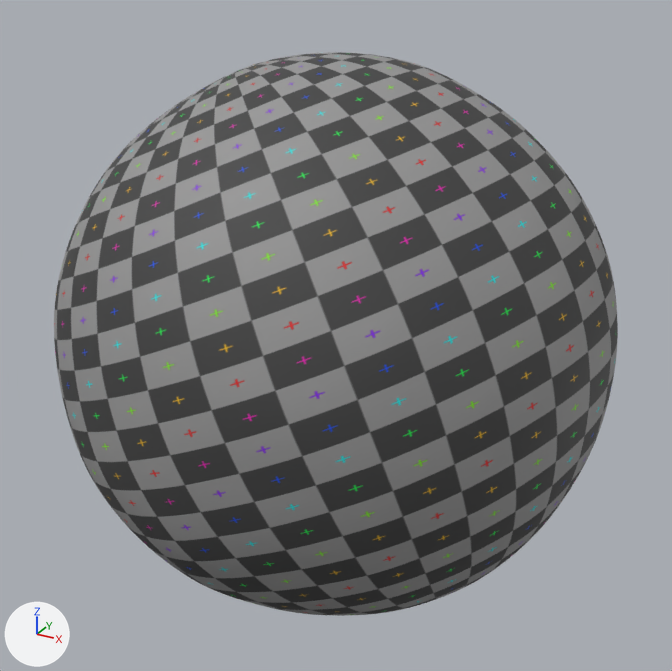
An edit to the OBJ model Runtime/data/Models/testsphere/testsphere.obj, drawn before and after from the same camera.
Camera for both pictures: a 50 mm camera at (1.416, -2.574, 1.286) aimed at (0.0, 0.0, -0.001). The lights are fixed; the arrows at lower left show +X, +Y and +Z. Where no turn or scale is listed for an object, it has been applied to the vertices.
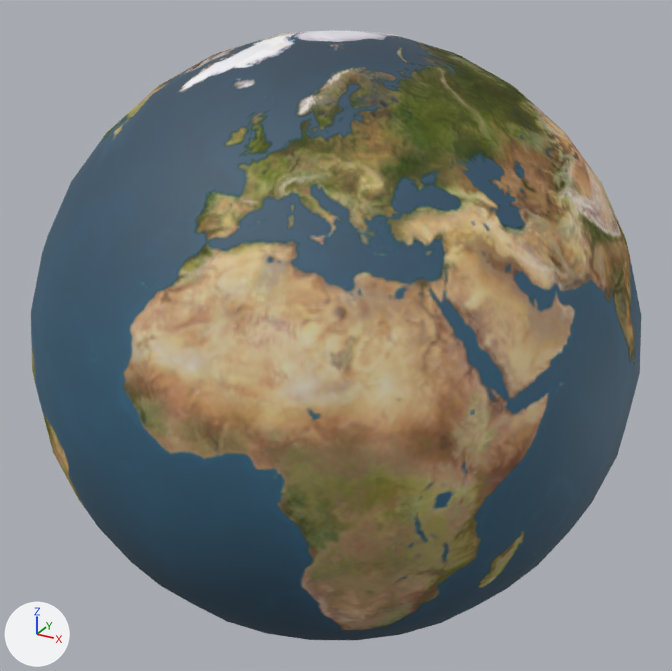
Boxes [x1, y1, x2, y2] around the edits, measured in the pictures (672 x 671 px):
'Icosphere', surface changed, reshaped (8% wider, 8% taller): before [54, 52, 618, 616]; after [31, 31, 641, 640]

What changed in the scene script:
```text
Add img_earthspec1k_jpg:
    img_earthspec1k_jpg = load_image('earthspec1k.jpg', 'earthspec1k.jpg', 1000, 500, 'sRGB')
Add img_earthnormal1k_png:
    img_earthnormal1k_png = load_image('earthnormal1k.png', 'earthnormal1k.png', 1000, 500, 'sRGB')
Add img_earthmap1k_jpg:
    img_earthmap1k_jpg = load_image('earthmap1k.jpg', 'earthmap1k.jpg', 1000, 500, 'sRGB')
Change mat_material_001:
    where n2 = _N.new('ShaderNodeTexImage'); n2.name = 'Image Texture'
    n2.image: img_sphere_png -> img_earthmap1k_jpg
    add n3 = _N.new('ShaderNodeTexImage'); n3.name = 'Image Texture.001'
    add n3.image = img_earthspec1k_jpg
    add n4 = _N.new('ShaderNodeTexImage'); n4.name = 'Image Texture.002'
    add n4.image = img_earthnormal1k_png
    add n5 = _N.new('ShaderNodeNormalMap'); n5.name = 'Normal Map'
    add n5.inputs[0].default_value = 0.0  # 'Strength'
    where n0 = _N.new('ShaderNodeBsdfPrincipled'); n0.name = 'Principled BSDF'
    add _L.new(n3.outputs[0], n0.inputs[13])  # 'Color' to 'Specular IOR Level'
    add _L.new(n4.outputs[0], n5.inputs[1])  # 'Color' to 'Color'
    add _L.new(n5.outputs[0], n0.inputs[5])  # 'Normal' to 'Normal'
Change me_icosphere:
    used by ob_icosphere; location = (0.0, 0.0, 0.0)
    remove me_icosphere.from_pydata(...)  # 15362 vertices, 30720 faces; spans x -0.92..0.92, y -0.92..0.92, z -0.93..0.93
    add me_icosphere.from_pydata(...)  # 482 vertices, 512 faces; spans x -1.0..1.0, y -1.0..1.0, z -1.0..1.0
    me_icosphere part 1: 15362 vertices removed from x -0.92..0.92, y -0.92..0.92, z -0.93..0.93; 482 vertices added at x -1.0..1.0, y -1.0..1.0, z -1.0..1.0, forming a UV sphere (32 segments, 16 rings, poles along z)
```
